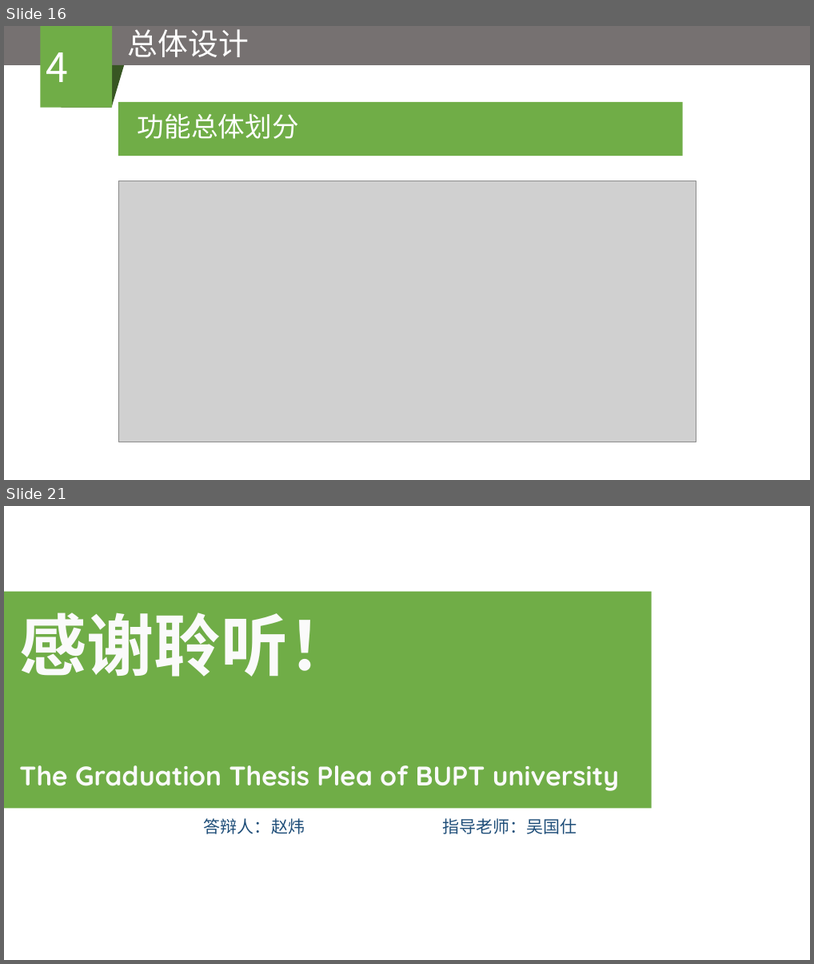
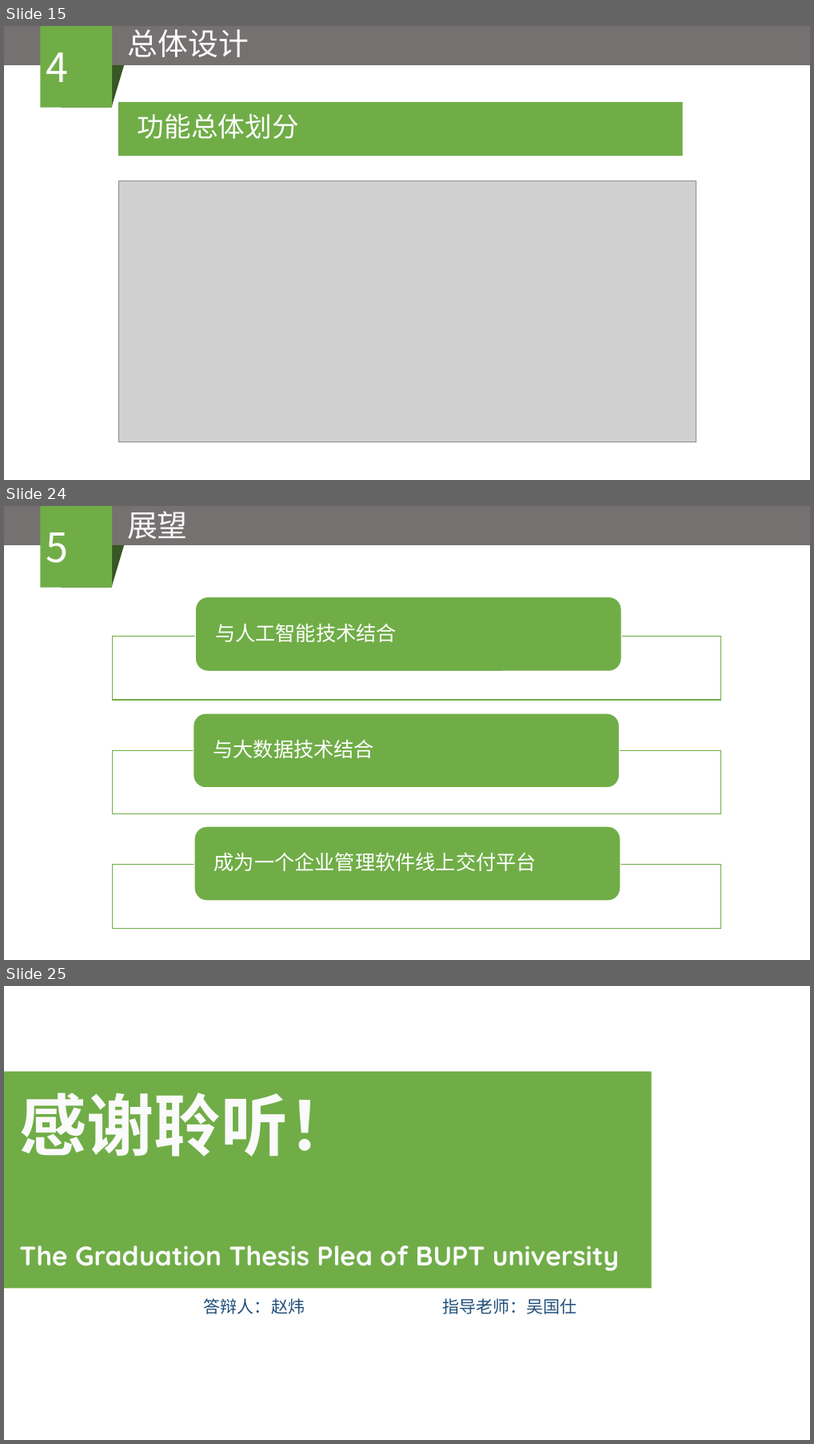
Before and after one commit to zwbn57175596/zhaowei, a slide deck: BUPT_paper/企业移动协同云办公系统——工作圈的设计与实现.pptx. Shown one above the other, each under a label of ours: slides 16 and 21 before the commit, slides 15, 24 and 25 after it; the slides between them are not shown. The pictures are 814x964 and 814x1444 pixels, drawn with LibreOffice and Linux fonts; fonts in the diff are those of the drawing; grey boxes stand for pictures. Boxes give left, top, right and bottom in pixels: in the first picture for what was removed or moved away, otherwise in the second. Text is boxed around its words. In the diff, an @@ line names an element or a change of style, - is before the commit and + after.

```diff
--- a/BUPT_paper/企业移动协同云办公系统——工作圈的设计与实现.pptx
+++ b/BUPT_paper/企业移动协同云办公系统——工作圈的设计与实现.pptx
@@ slide 24 added at [4,506,810,960], background #FFFFFF @@
@@ rectangle added at [4,506,810,545], fill #767171 @@
@@ rectangle added at [41,506,113,588], fill #70AD47, 48 pt, text #FFFFFF @@
+5
@@ text added at [127,511,188,539], 36 pt, text #FAFAFA @@
+展望
@@ flow chart input output added at [61,545,124,588], fill #385723 @@
@@ group added at [112,596,722,928]: 3 rectangles, 3 rounded rectangles, 3 texts @@
+与人工智能技术结合
+与大数据技术结合
+成为一个企业管理软件线上交付平台
@@ what was slide 16 is now slide 15 @@
@@ what was slide 21 is now slide 25 @@
```
Also in this commit, not shown: 7 slides changed, 6 other slides added, 3 slides removed, 2 other files.
